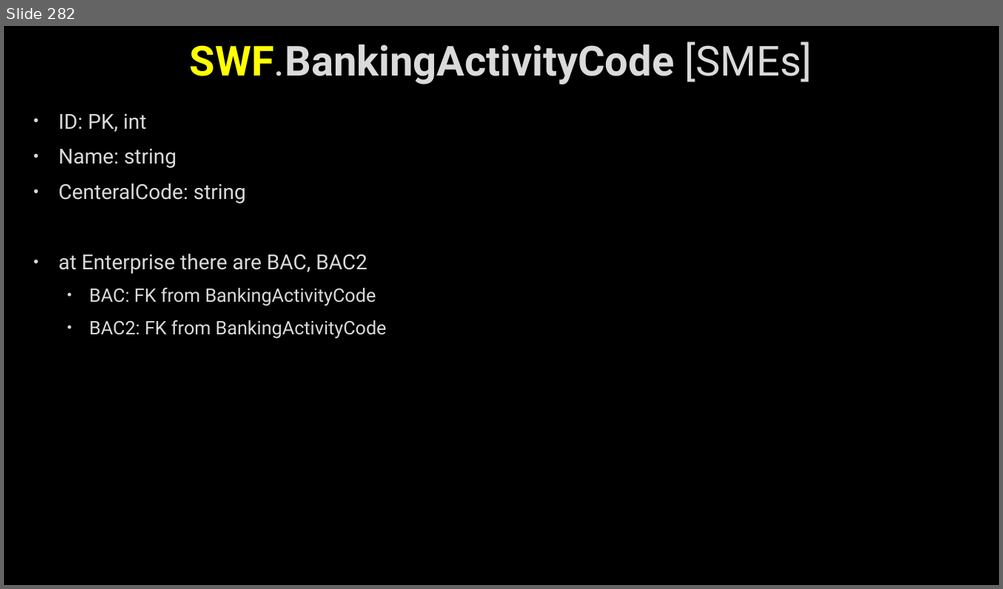
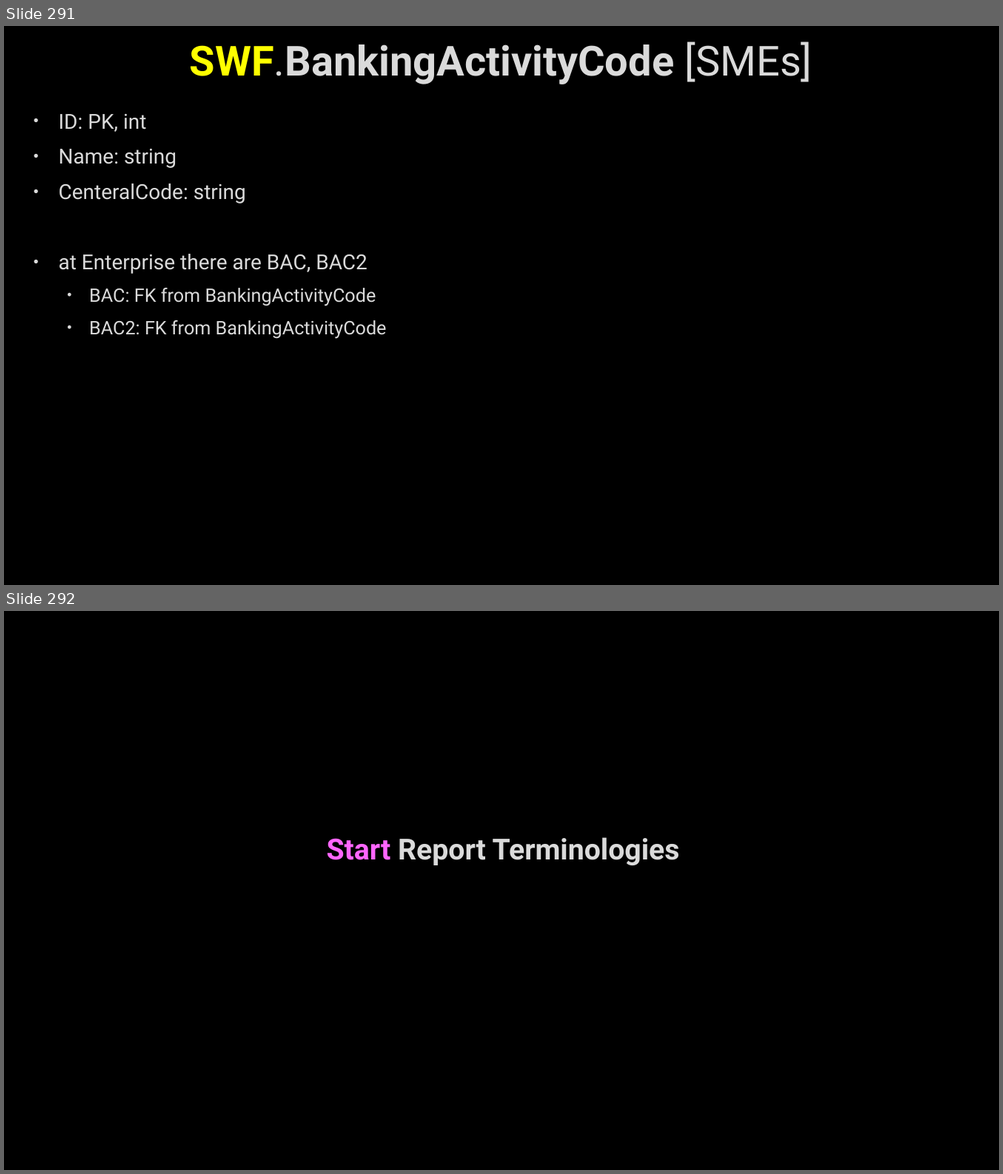
Before and after one commit to AhmedMohamedSamir1/Summary, a slide deck: Dot Net/Business.pptx. Shown one above the other, each under a label of ours: slide 282 before the commit, slides 291 and 292 after it. The pictures are 1003x589 and 1003x1174 pixels, drawn with LibreOffice and Linux fonts; fonts in the diff are those of the drawing; background and template pictures are left out. Boxes give left, top, right and bottom in pixels: in the first picture for what was removed or moved away, otherwise in the second. Text is boxed around its words. In the diff, an @@ line names an element or a change of style, - is before the commit and + after.

```diff
--- a/Dot Net/Business.pptx
+++ b/Dot Net/Business.pptx
@@ slide 292 added at [4,611,999,1170], background picture (left out) @@
@@ text added at [327,837,680,866], 28 pt, text #DADADA, bold @@
+Start Report Terminologies
@@ what was slide 282 is now slide 291 @@
```
Also in this commit, not shown: 4 slides changed, 15 other slides added, 1 slide removed, 10 other files.
